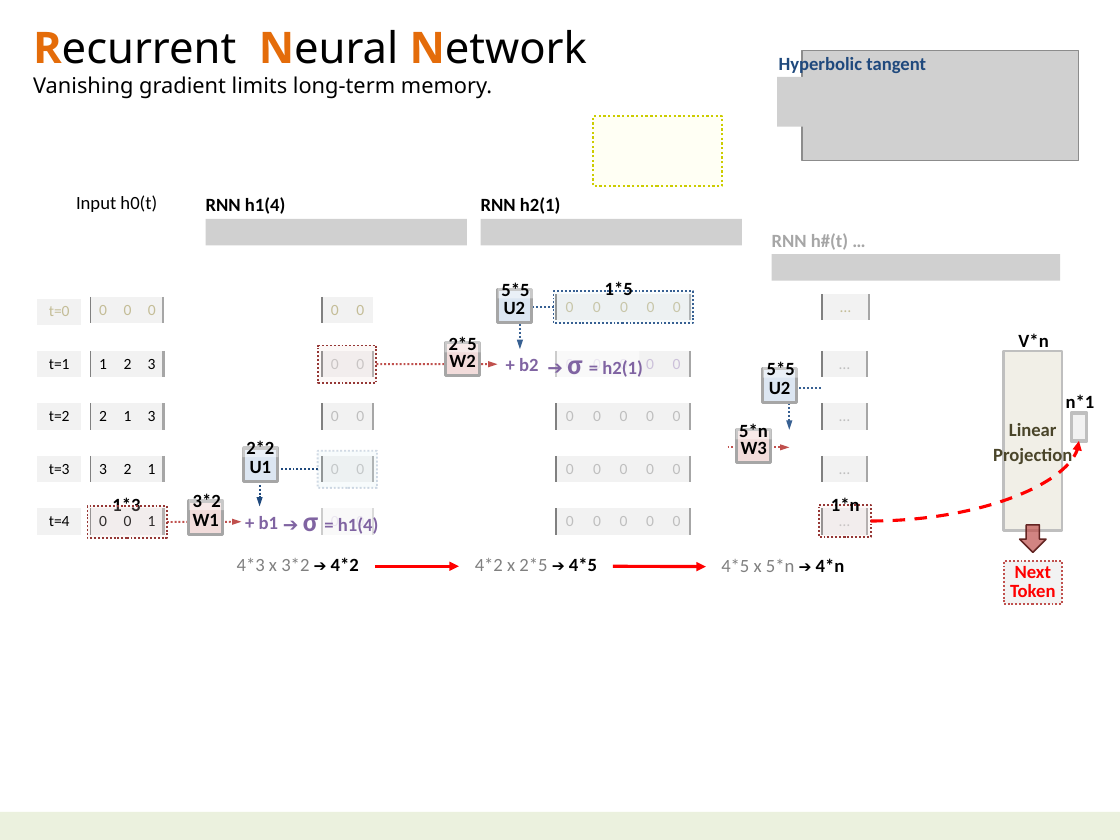
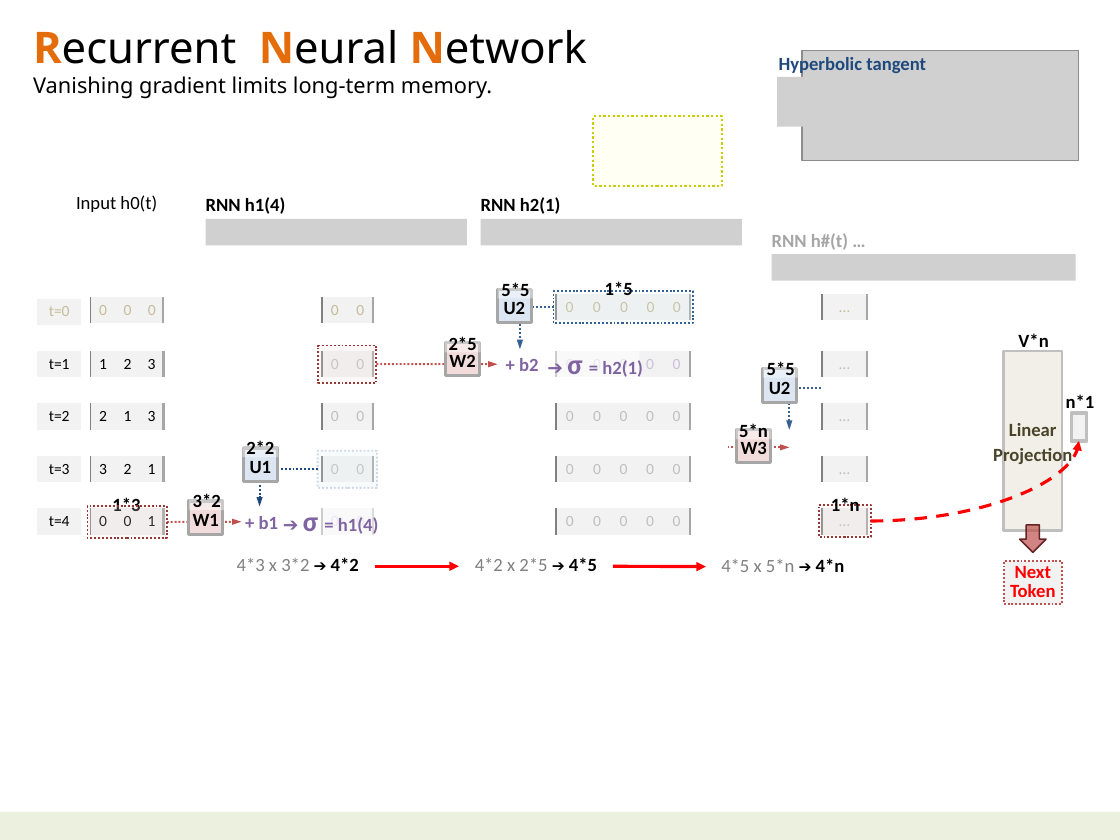
Before and after one commit to navibator/crazy-ai, a slide deck: slide 1 of temp.pptx. Drawn at 1120x840 pixels with LibreOffice and Linux fonts; fonts in the diff are those of the drawing; grey boxes stand for pictures. Boxes give left, top, right and bottom in pixels: in the first picture for what was removed or moved away, otherwise in the second. Text is boxed around its words. In the diff, an @@ line names an element or a change of style, - is before the commit and + after.

```diff
--- a/temp.pptx
+++ b/temp.pptx
@@ picture: place and size @@
-picture at <box>772,254,1061,281</box>
+picture at <box>772,254,1075,281</box>
@@ table at <box>321,297,372,478</box> @@
@@ borders changed @@
```
Also in this commit, not shown: 1 other slide changed.
